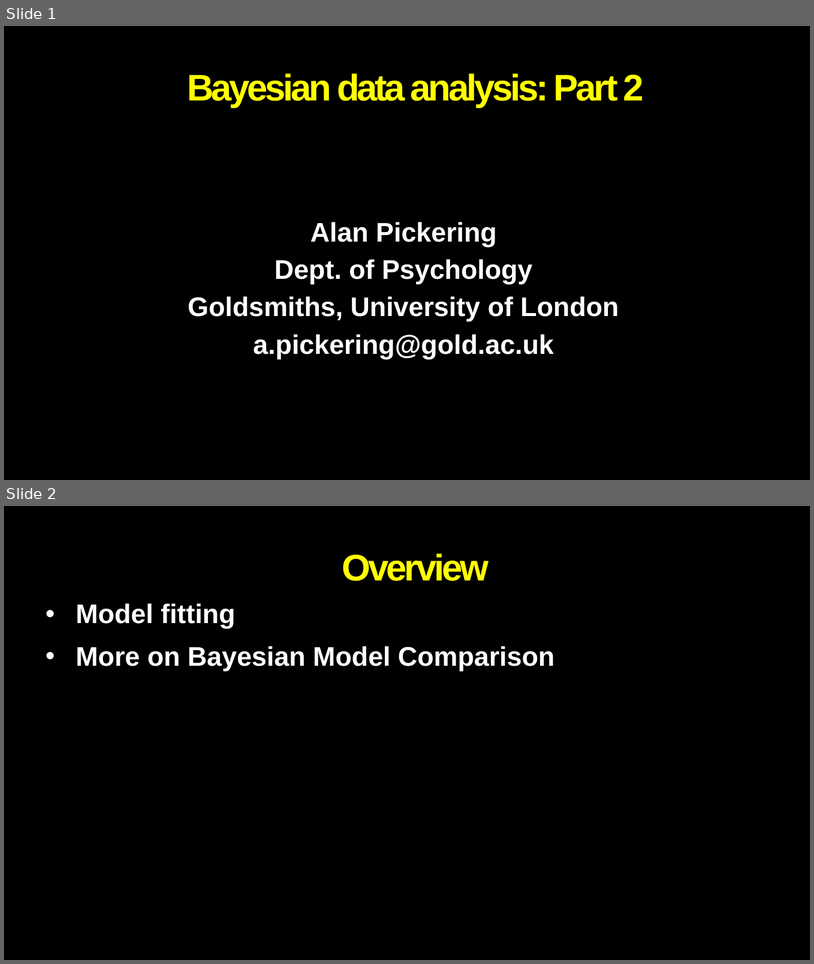
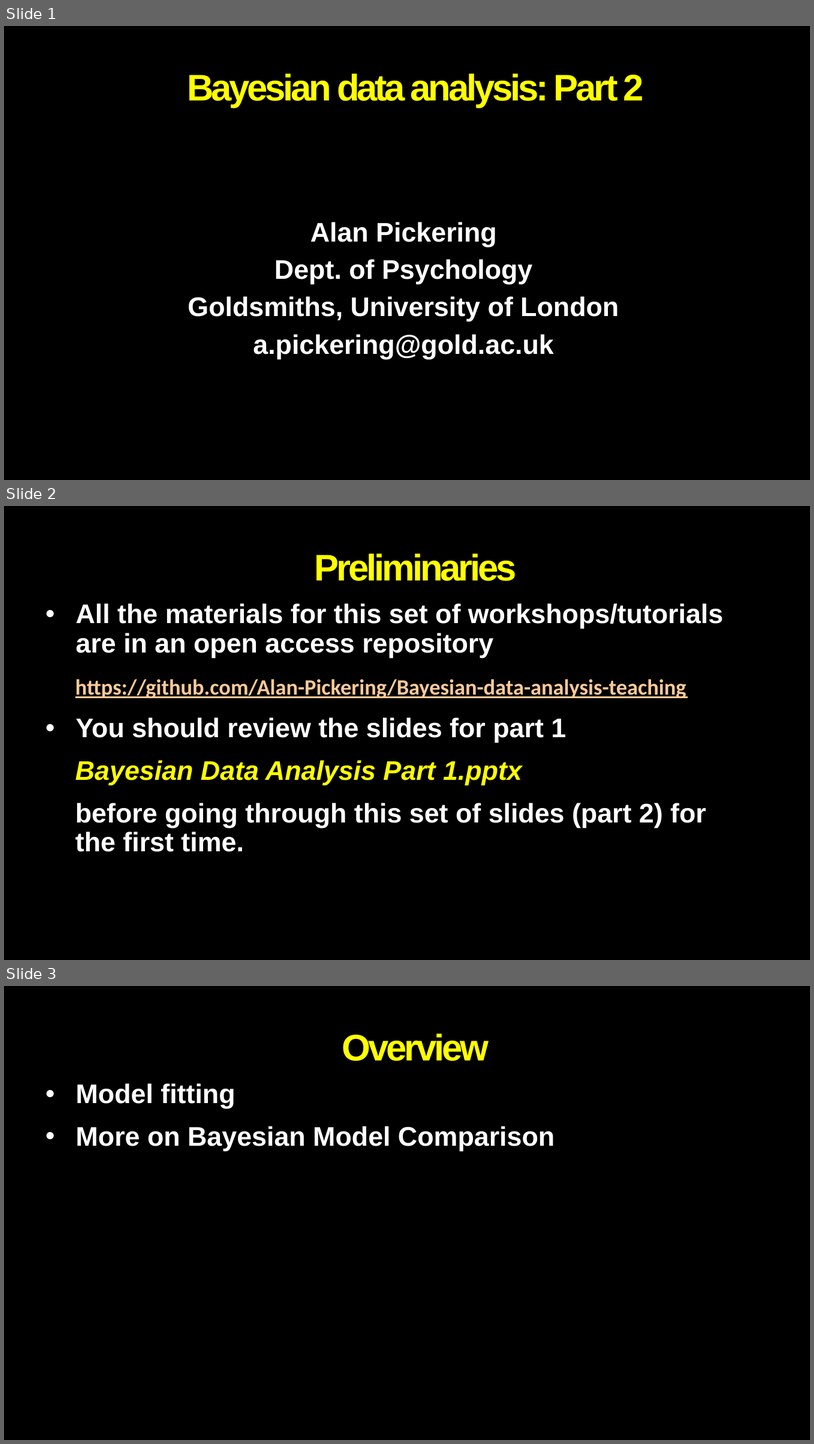
Before and after one commit to Alan-Pickering/Bayesian-data-analysis-teaching, a slide deck: Bayesian Data Analysis Part 2.pptx. Shown one above the other, each under a label of ours: slides 1 and 2 before the commit, slides 1, 2 and 3 after it. The pictures are 814x964 and 814x1444 pixels, drawn with LibreOffice and Linux fonts; fonts in the diff are those of the drawing; background and template pictures are left out. Boxes give left, top, right and bottom in pixels: in the first picture for what was removed or moved away, otherwise in the second. Text is boxed around its words. In the diff, an @@ line names an element or a change of style, - is before the commit and + after.

```diff
--- a/Bayesian Data Analysis Part 2.pptx
+++ b/Bayesian Data Analysis Part 2.pptx
@@ slide 2 added at (4, 506, 810, 960), background picture (left out) @@
@@ title added at (315, 553, 517, 581), 44 pt, text #FFFF00, bold @@
+Preliminaries
@@ subtitle added at (75, 603, 723, 852), 32 pt, text #FFFFFF, bold @@
+• All the materials for this set of workshops/tutorials are in an open access repository
+https://github.com/Alan-Pickering/Bayesian-data-analysis-teaching
+• You should review the slides for part 1
+Bayesian Data Analysis Part 1.pptx
+before going through this set of slides (part 2) for the first time.
@@ what was slide 2 is now slide 3 @@
```
Also in this commit, not shown: 9 slides changed, 1 other slide added.
